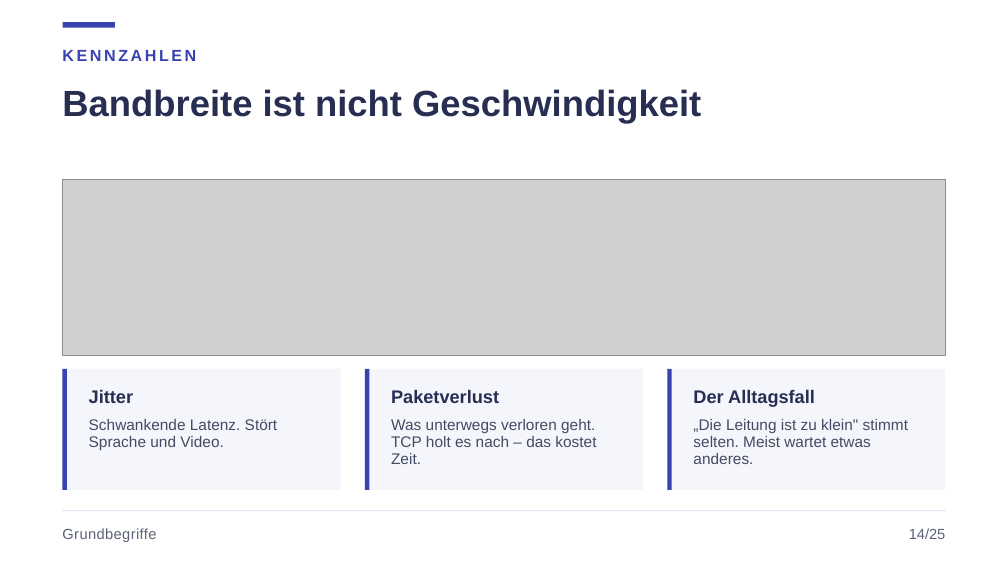
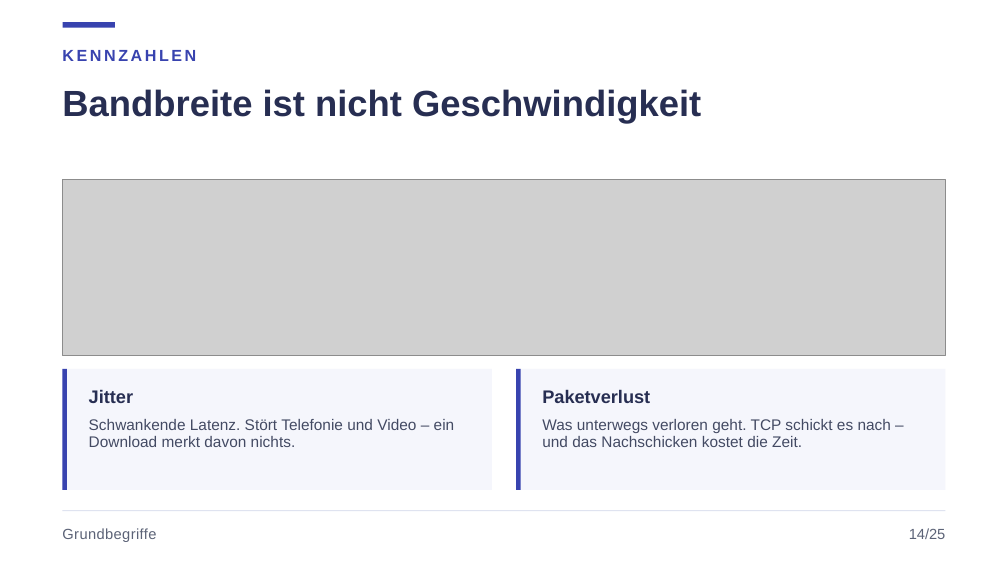
Before and after one commit to JacobMenge/kurs-unterlagen, a slide deck: slide 17 of folien/dist/01-netzwerke-grundlagen.pptx. Drawn at 1008x567 pixels with LibreOffice and Linux fonts; fonts in the diff are those of the drawing; grey boxes stand for pictures. Boxes give left, top, right and bottom in pixels: in the first picture for what was removed or moved away, otherwise in the second. Text is boxed around its words. In the diff, an @@ line names an element or a change of style, - is before the commit and + after.

Commit message:
folien: redundante alltagsfall-karte entfernt, jitter und paketverlust ausformuliert

```diff
--- a/folien/dist/01-netzwerke-grundlagen.pptx
+++ b/folien/dist/01-netzwerke-grundlagen.pptx
@@ rectangle: place and size @@
-rectangle at bbox=[62, 369, 341, 490]
+rectangle at bbox=[62, 369, 492, 490]
@@ rectangle removed at bbox=[365, 369, 643, 490] @@
@@ rectangle: place and size @@
-rectangle at bbox=[667, 369, 946, 490]
+rectangle at bbox=[516, 369, 946, 490]
@@ rectangle: place and size @@
-rectangle at bbox=[365, 369, 369, 490]
+rectangle at bbox=[516, 369, 520, 490]
@@ text "Paketverlust": place and size @@
-text "Paketverlust" at bbox=[391, 389, 499, 403]
+text "Paketverlust" at bbox=[542, 389, 650, 403]
@@ rectangle removed at bbox=[667, 369, 671, 490] @@
@@ text removed at bbox=[693, 389, 815, 407] @@
-Der Alltagsfall
@@ text at bbox=[89, 419, 455, 447]: text changed @@
-Schwankende Latenz. Stört Sprache und Video.
+Schwankende Latenz. Stört Telefonie und Video – ein Download merkt davon nichts.
@@ text at bbox=[542, 419, 891, 447]: text changed @@
-Was unterwegs verloren geht. TCP holt es nach – das kostet Zeit.
+Was unterwegs verloren geht. TCP schickt es nach – und das Nachschicken kostet die Zeit.
@@ text removed at bbox=[693, 419, 908, 464] @@
-„Die Leitung ist zu klein" stimmt selten. Meist wartet etwas anderes.
```
Also in this commit, not shown: 1 other file.
